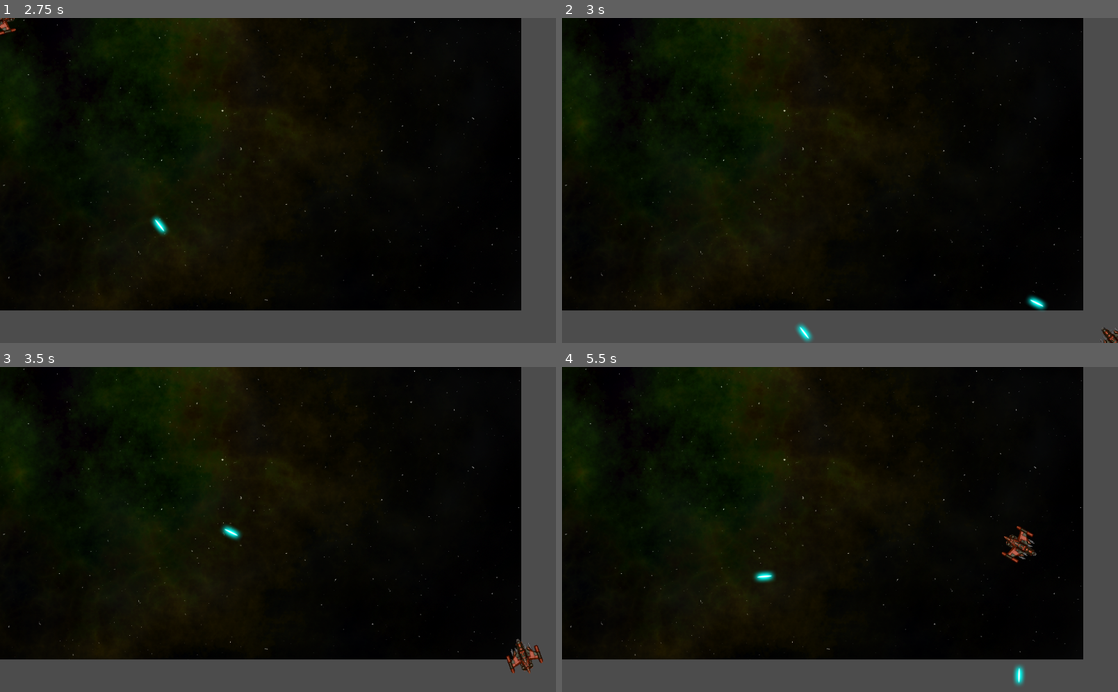
Above: before the commit, frames 1-4 (two rows, left to right).
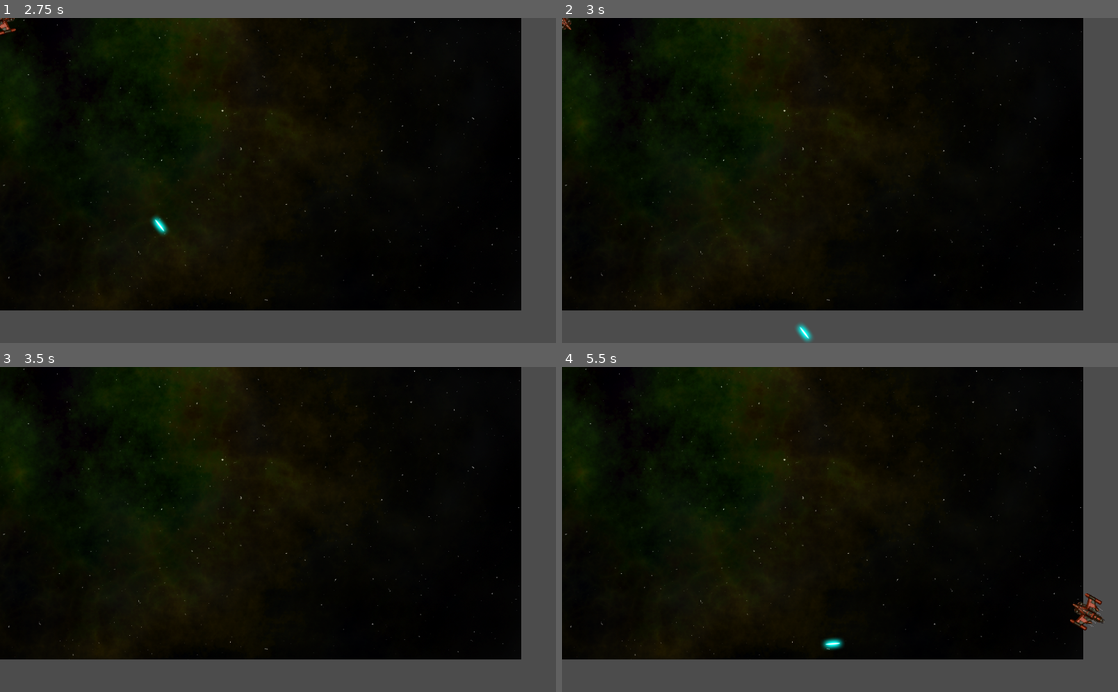
Above: after the commit, the same moments.

Repository: arch13b4ld/godot-game-engine-projects
Game: Godot game, scene res://data/Main.tscn
Two runs of this game, one before a commit and one after it. Both use one fixed random seed, a clock stepped at 60 frames per second and the inputs below.
Inputs:
- Up to frame 1 (2.75 s): tap Enter at 0.5 s; hold Right (rotate_right) 0.53-1.28 s; hold Space (shoot) 0.53-1.28 s; hold Left (rotate_left) 1.28-2.03 s; tap Space (shoot) at 1.35 s; hold Right (rotate_right) from 2.03 s (still down); hold Space (shoot) from 2.03 s (still down)
- Up to frame 2 (3 s): release Right (rotate_right) at 2.78 s; release Space (shoot) at 2.78 s; hold W (thrust) from 2.78 s (still down); tap Space (shoot) at 2.85 s
- Up to frame 3 (3.5 s): keep holding W (thrust)
- Up to frame 4 (5.5 s): release W (thrust) at 3.53 s; hold Space (shoot) 3.53-4.28 s; hold Left (rotate_left) from 3.53 s (still down); tap Space (shoot) at 4.35 s; hold Space (shoot) from 5.03 s (still down)

Frame 1 is identical in both runs. In frame 2, 0.3% of the frame differs, in the area x 0-100%, y 0-100%; in frame 3, 0.5%; in frame 4, 1.0%, in the area x 34-98%, y 48-99%.

Commit message:
Added Path for random Rock spawning in Main scene

Diff:
--- a/04-space-rocks/data/bullet/Bullet.tscn
+++ b/04-space-rocks/data/bullet/Bullet.tscn
@@ -8,6 +8,9 @@
 
 [node name="Bullet" type="Area2D"]
 script = ExtResource( 2 )
+__meta__ = {
+"_edit_group_": true
+}
 speed = 1000
 
 [node name="Sprite" type="Sprite" parent="."]
--- a/04-space-rocks/data/player/Player.gd
+++ b/04-space-rocks/data/player/Player.gd
@@ -19,6 +19,7 @@
 var rotation_dir = 0
 var screensize = Vector2()
 var shootable = true
+var radius
 
 func shoot():
 	if state == State.INVULNERABLE:
@@ -66,14 +67,14 @@
 
 	var xform = physics_state.get_transform()
 
-	if xform.origin.x > screensize.x:
-		xform.origin.x = 0
-	elif xform.origin.x < 0:
-		xform.origin.x = screensize.x
-	if xform.origin.y > screensize.y:
-		xform.origin.y = 0
-	elif xform.origin.y < 0:
-		xform.origin.y = screensize.y
+	if xform.origin.x > screensize.x + radius:
+		xform.origin.x = 0 - radius
+	elif xform.origin.x < 0 - radius:
+		xform.origin.x = screensize.x + radius
+	if xform.origin.y > screensize.y + radius:
+		xform.origin.y = 0 - radius
+	elif xform.origin.y < 0 - radius:
+		xform.origin.y = screensize.y + radius
 
 	physics_state.set_transform(xform)
 
@@ -84,3 +85,4 @@
 	set_state(State.ALIVE)
 	screensize = get_viewport().get_visible_rect().size
 	$TimerGun.wait_time = fire_rate
+	radius = int($Sprite.texture.get_size().x / 2)
--- a/04-space-rocks/data/rock/Rock.gd
+++ b/04-space-rocks/data/rock/Rock.gd
@@ -5,8 +5,8 @@
 
 var screensize = Vector2()
 var base_scale = Vector2(1, 1)
+var radius = 0
 var size
-var radius
 
 func start(_position, velocity, _size):
 	position = _position
--- a/04-space-rocks/data/rock/Rock.tscn
+++ b/04-space-rocks/data/rock/Rock.tscn
@@ -11,6 +11,9 @@
 linear_damp = 0.0
 angular_damp = 0.0
 script = ExtResource( 2 )
+__meta__ = {
+"_edit_group_": true
+}
 scale_factor = 0.2
 mass_factor = 1.5
 
